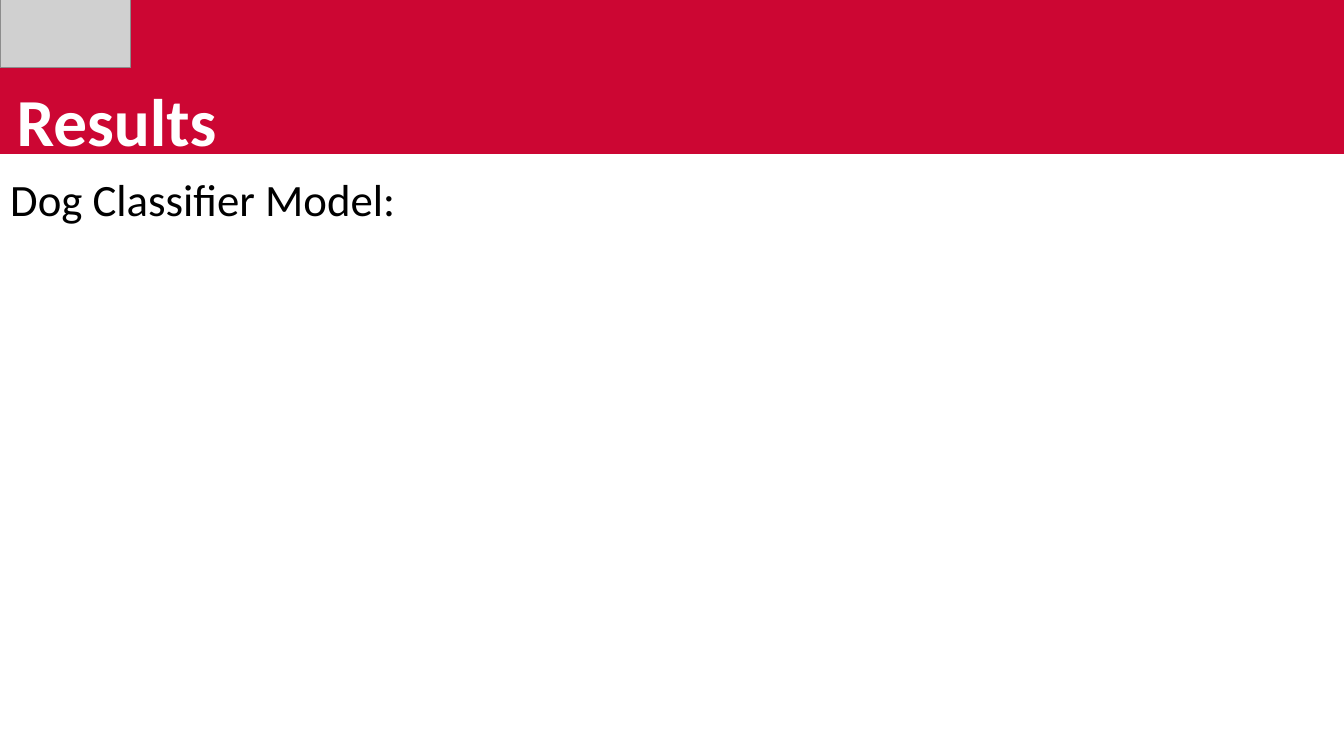
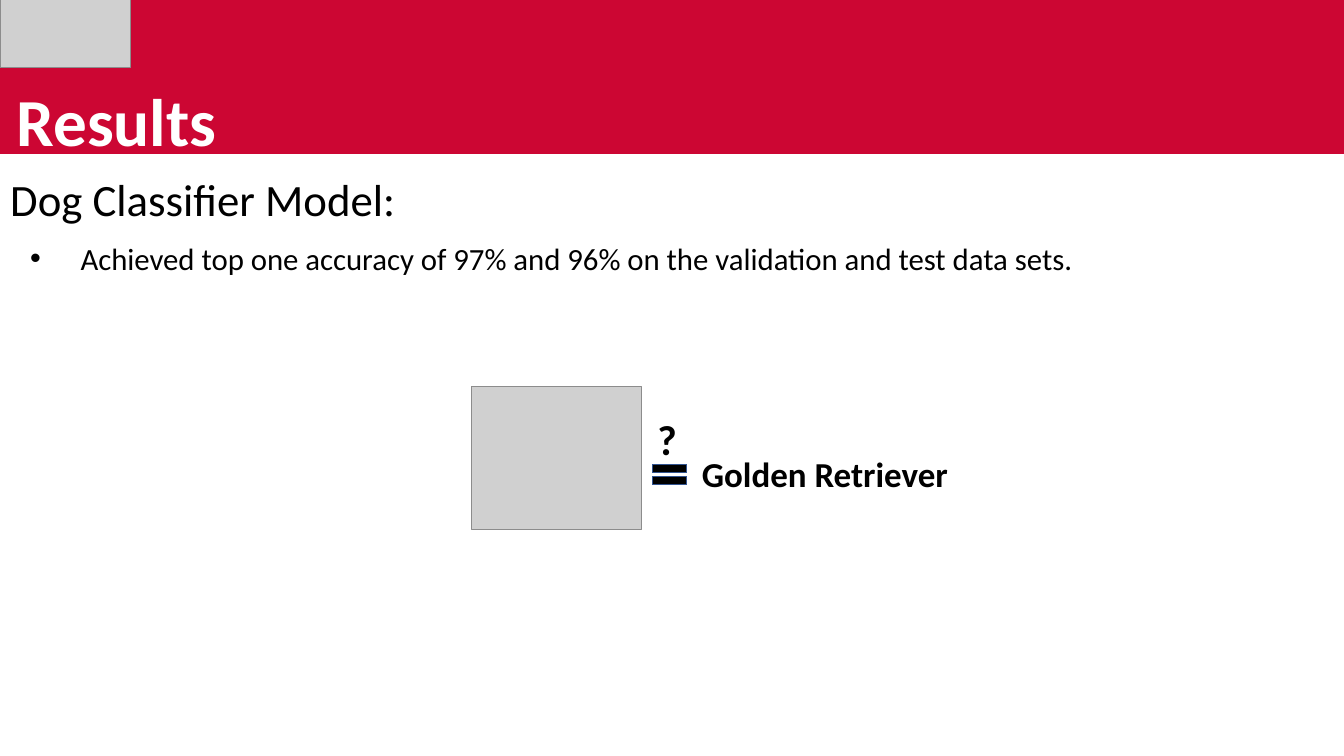
Before and after one commit to avickars/Dog-Application, a slide deck: slide 6 of final_presentation.pptx. Drawn at 1344x756 pixels with LibreOffice and Linux fonts; fonts in the diff are those of the drawing; grey boxes stand for pictures. Boxes give left, top, right and bottom in pixels: in the first picture for what was removed or moved away, otherwise in the second. Text is boxed around its words. In the diff, an @@ line names an element or a change of style, - is before the commit and + after.

```diff
--- a/final_presentation.pptx
+++ b/final_presentation.pptx
@@ text added at [81, 248, 1072, 275], 22 pt, text #000000 @@
+• Achieved top one accuracy of 97% and 96% on the validation and test data sets.
@@ picture added at [472, 386, 642, 529] @@
@@ text added at [641, 409, 693, 471], 30 pt, text #000000, bold @@
+?
@@ math equal added at [647, 458, 693, 491], fill #000000, outline #325491 0.5 pt @@
@@ text added at [702, 462, 948, 488], 25 pt, text #000000, bold @@
+Golden Retriever
```
Also in this commit, not shown: 2 other slides changed.
